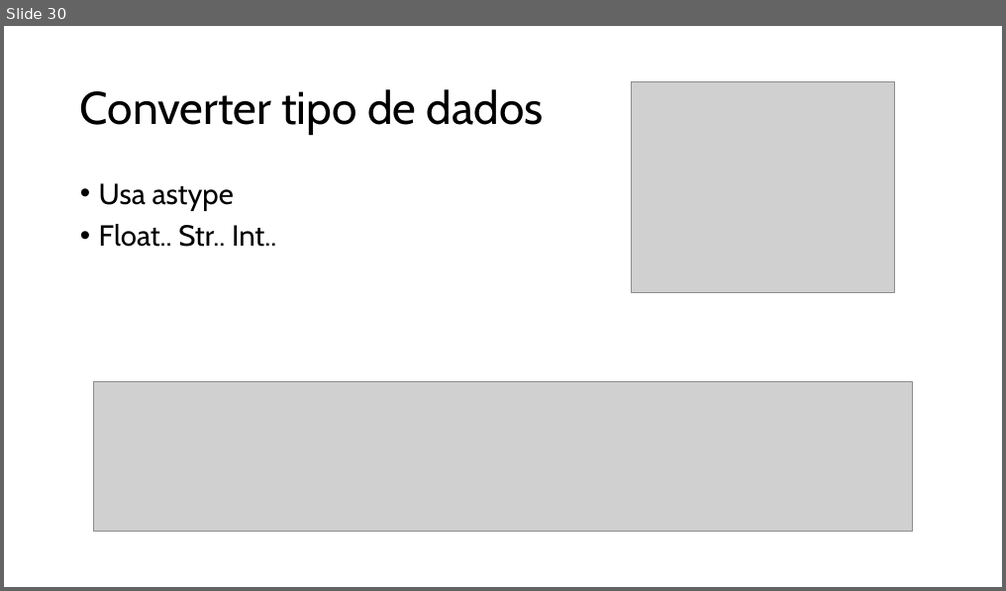
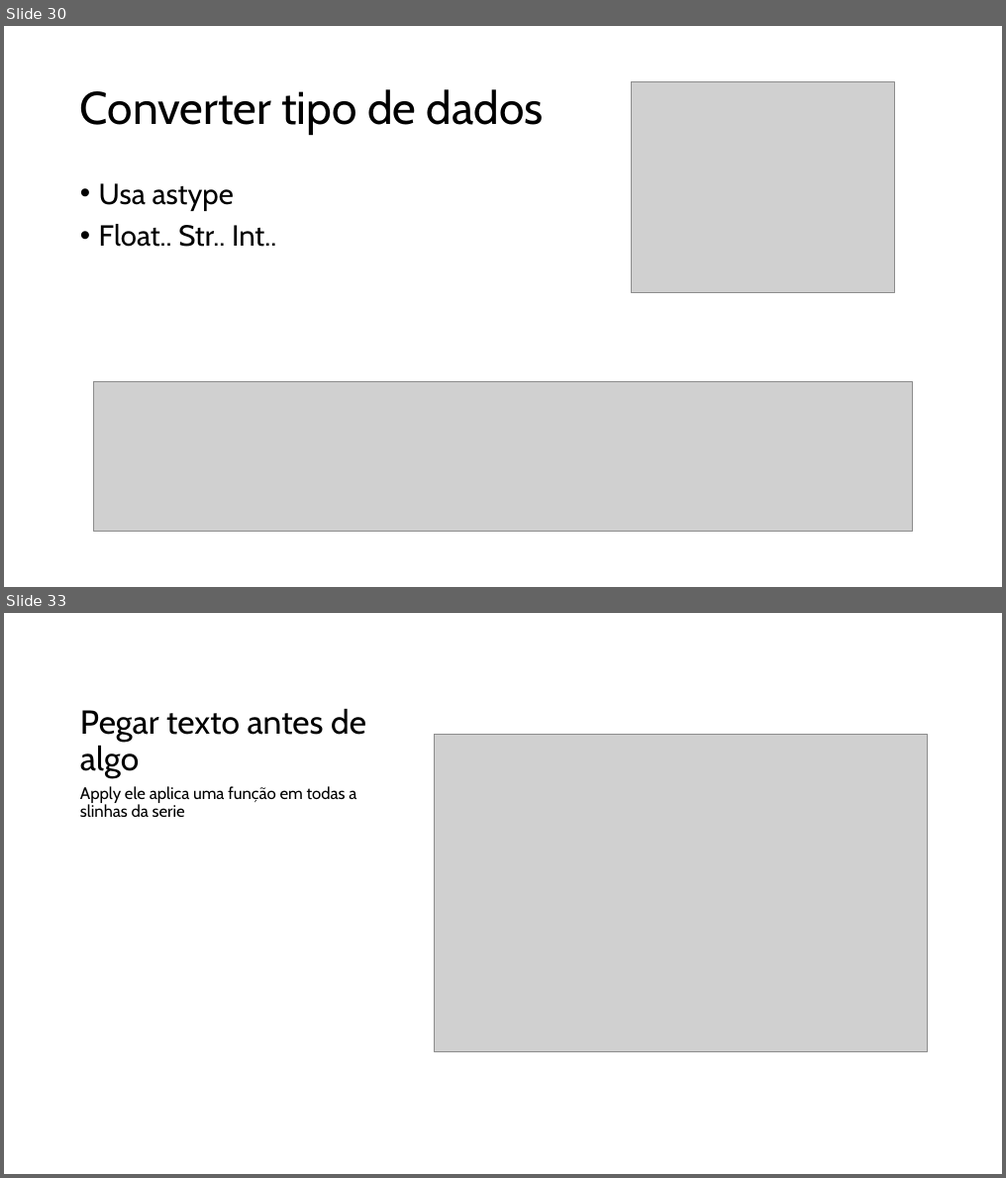
Before and after one commit to augluiz/OlaMundo, a slide deck: python.pptx. Shown one above the other, each under a label of ours: slide 30 before the commit, slides 30 and 33 after it; the slides between them are not shown. The pictures are 1006x591 and 1006x1178 pixels, drawn with LibreOffice and Linux fonts; fonts in the diff are those of the drawing; grey boxes stand for pictures. Boxes give left, top, right and bottom in pixels: in the first picture for what was removed or moved away, otherwise in the second. Text is boxed around its words. In the diff, an @@ line names an element or a change of style, - is before the commit and + after.

```diff
--- a/python.pptx
+++ b/python.pptx
@@ slide 33 added at [4,613,1002,1174], background #FFFFFF @@
@@ title added at [80,708,366,778], 32 pt, text #000000 @@
+Pegar texto antes de algo
@@ picture added at [435,735,927,1053] @@
@@ text added at [80,786,356,817], 16 pt, text #000000 @@
+Apply ele aplica uma função em todas a slinhas da serie
```
Also in this commit, not shown: 4 other slides added.
